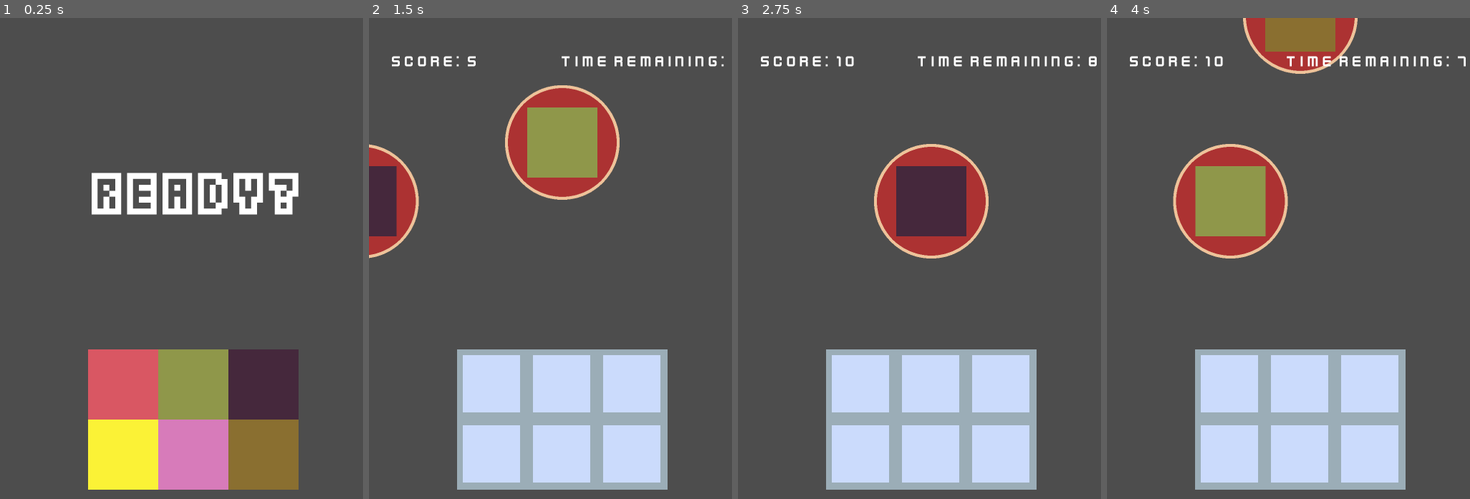
Above: before the commit, frames 1-4 (left to right).
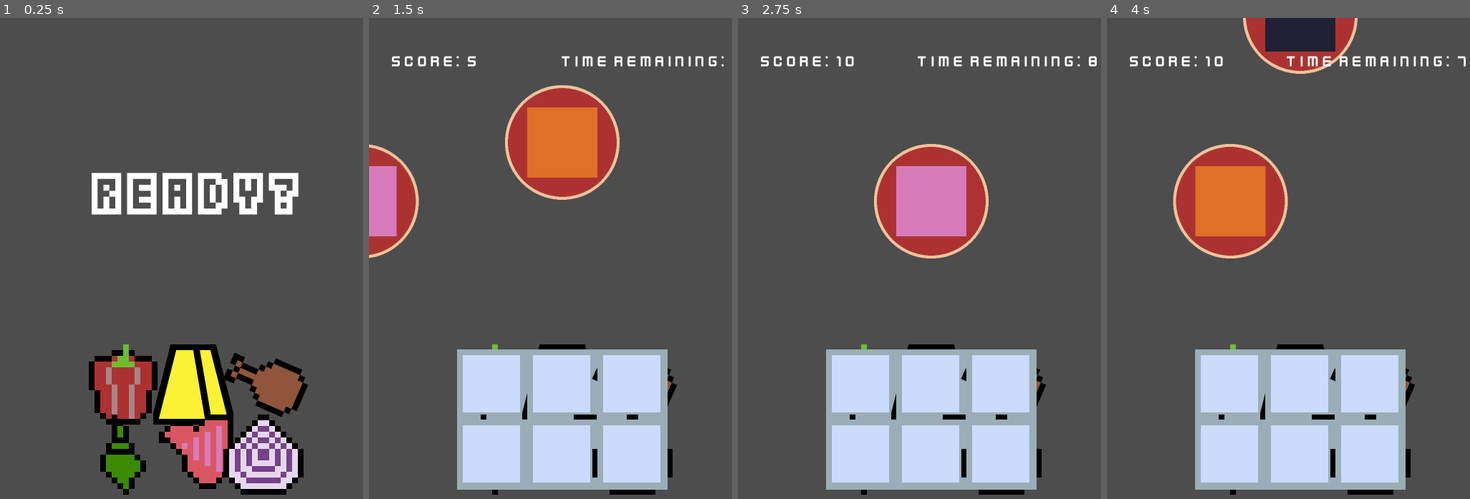
Above: after the commit, the same moments.

Repository: msanatan/EasyPizza
Game: Godot game, scene res://levels/main/game.tscn
Same seed, same stepped clock (60 frames per second), same inputs: the game is played once before the commit and once after it.
Inputs (mouse positions are in pixels of both pictures, inside the frame that each line leads up to):
- Up to frame 1 (0.25 s): no input
- Up to frame 2 (1.5 s): tap Enter at 0.5 s; move the mouse to (492, 383) at 0.52 s; click (492, 383) at 0.6 s; move the mouse to (561, 383) at 1.27 s; click (561, 383) at 1.35 s
- Up to frame 3 (2.75 s): move the mouse to (1002, 383) at 2.02 s; click (1002, 383) at 2.1 s
- Up to frame 4 (4 s): move the mouse to (1230, 455) at 2.77 s; click (1230, 455) at 2.85 s; move the mouse to (1299, 455) at 3.52 s; click (1299, 455) at 3.6 s

The runs differ from the first frame. In frame 1, 17% of the frame differs, in the area x 24-85%, y 67-100%; in frame 2, 4.7%; in frame 3, 3.6%; in frame 4, 5.0%.

Commit message:
Add assets for all ingredients
Not something to be done last minute, but here I am lol

Diff:
--- /dev/null
+++ b/ingredients/variations/bacon.tres
@@ -0,0 +1,9 @@
+[gd_resource type="Resource" script_class="IngredientData" load_steps=3 format=3 uid="uid://4rdygcxqkayc"]
+
+[ext_resource type="Script" path="res://ingredients/ingredient_data.gd" id="1_6pncw"]
+[ext_resource type="Texture2D" uid="uid://bmkypnjabg3t8" path="res://assets/images/bacon.png" id="1_jl8xc"]
+
+[resource]
+script = ExtResource("1_6pncw")
+name = "bacon"
+container_texture = ExtResource("1_jl8xc")
--- a/ingredients/variations/blackolives.tres
+++ b/ingredients/variations/blackolives.tres
@@ -1,10 +1,11 @@
-[gd_resource type="Resource" script_class="IngredientData" load_steps=3 format=3 uid="uid://dlo8w86rc1cho"]
+[gd_resource type="Resource" script_class="IngredientData" load_steps=4 format=3 uid="uid://dlo8w86rc1cho"]
 
+[ext_resource type="Texture2D" uid="uid://dfevmxjl1fva7" path="res://assets/images/blackolive.png" id="1_7e3gp"]
 [ext_resource type="Script" path="res://ingredients/ingredient_data.gd" id="1_18uv1"]
 [ext_resource type="Texture2D" uid="uid://cl3g5bmdtrdpj" path="res://assets/images/placeholder01.png" id="2_6euxr"]
 
 [resource]
 script = ExtResource("1_18uv1")
 name = "blackolives"
-container_texture = ExtResource("2_6euxr")
+container_texture = ExtResource("1_7e3gp")
 pizza_texture = ExtResource("2_6euxr")
--- /dev/null
+++ b/ingredients/variations/cheese.tres
@@ -0,0 +1,9 @@
+[gd_resource type="Resource" script_class="IngredientData" load_steps=3 format=3 uid="uid://cwmmsyek4dji6"]
+
+[ext_resource type="Script" path="res://ingredients/ingredient_data.gd" id="1_eayw6"]
+[ext_resource type="Texture2D" uid="uid://k851m1xy0shp" path="res://assets/images/cheese.png" id="1_wberv"]
+
+[resource]
+script = ExtResource("1_eayw6")
+name = "cheese"
+container_texture = ExtResource("1_wberv")
--- a/ingredients/variations/chicken.tres
+++ b/ingredients/variations/chicken.tres
@@ -1,10 +1,11 @@
-[gd_resource type="Resource" script_class="IngredientData" load_steps=3 format=3 uid="uid://qeaj5eug4f58"]
+[gd_resource type="Resource" script_class="IngredientData" load_steps=4 format=3 uid="uid://qeaj5eug4f58"]
 
 [ext_resource type="Script" path="res://ingredients/ingredient_data.gd" id="1_ejsyn"]
+[ext_resource type="Texture2D" uid="uid://bsgpufpqec0am" path="res://assets/images/chicken.png" id="1_oo4aw"]
 [ext_resource type="Texture2D" uid="uid://c7x8w3ea8s44s" path="res://assets/images/placeholder02.png" id="2_8m2vs"]
 
 [resource]
 script = ExtResource("1_ejsyn")
 name = "chicken"
-container_texture = ExtResource("2_8m2vs")
+container_texture = ExtResource("1_oo4aw")
 pizza_texture = ExtResource("2_8m2vs")
--- a/ingredients/variations/groundbeef.tres
+++ b/ingredients/variations/groundbeef.tres
@@ -1,10 +1,11 @@
-[gd_resource type="Resource" script_class="IngredientData" load_steps=3 format=3 uid="uid://b2op4gnr6nkpo"]
+[gd_resource type="Resource" script_class="IngredientData" load_steps=4 format=3 uid="uid://b2op4gnr6nkpo"]
 
 [ext_resource type="Script" path="res://ingredients/ingredient_data.gd" id="1_82111"]
+[ext_resource type="Texture2D" uid="uid://cvyurfjk3mk4d" path="res://assets/images/groundbeef.png" id="1_qdq8j"]
 [ext_resource type="Texture2D" uid="uid://7rsctx1jobab" path="res://assets/images/placeholder03.png" id="2_2yjwn"]
 
 [resource]
 script = ExtResource("1_82111")
 name = "groundbeef"
-container_texture = ExtResource("2_2yjwn")
+container_texture = ExtResource("1_qdq8j")
 pizza_texture = ExtResource("2_2yjwn")
--- a/ingredients/variations/jalapenos.tres
+++ b/ingredients/variations/jalapenos.tres
@@ -1,10 +1,11 @@
-[gd_resource type="Resource" script_class="IngredientData" load_steps=3 format=3 uid="uid://bqmf8vh8g56b6"]
+[gd_resource type="Resource" script_class="IngredientData" load_steps=4 format=3 uid="uid://bqmf8vh8g56b6"]
 
+[ext_resource type="Texture2D" uid="uid://bv4gvfh50si7a" path="res://assets/images/jalapeno.png" id="1_miyry"]
 [ext_resource type="Script" path="res://ingredients/ingredient_data.gd" id="1_ypmgq"]
 [ext_resource type="Texture2D" uid="uid://ddjb0f65tpg5b" path="res://assets/images/placeholder04.png" id="2_ap3yw"]
 
 [resource]
 script = ExtResource("1_ypmgq")
 name = "jalapenos"
-container_texture = ExtResource("2_ap3yw")
+container_texture = ExtResource("1_miyry")
 pizza_texture = ExtResource("2_ap3yw")
--- a/ingredients/variations/mushroom.tres
+++ b/ingredients/variations/mushroom.tres
@@ -1,10 +1,11 @@
-[gd_resource type="Resource" script_class="IngredientData" load_steps=3 format=3 uid="uid://c0btdeco6tgvw"]
+[gd_resource type="Resource" script_class="IngredientData" load_steps=4 format=3 uid="uid://c0btdeco6tgvw"]
 
 [ext_resource type="Script" path="res://ingredients/ingredient_data.gd" id="1_b0j01"]
+[ext_resource type="Texture2D" uid="uid://b51yd2btgsbjo" path="res://assets/images/mushroom.png" id="1_iycfn"]
 [ext_resource type="Texture2D" uid="uid://ew80e0n75wju" path="res://assets/images/placeholder05.png" id="2_rvwih"]
 
 [resource]
 script = ExtResource("1_b0j01")
 name = "mushroom"
-container_texture = ExtResource("2_rvwih")
+container_texture = ExtResource("1_iycfn")
 pizza_texture = ExtResource("2_rvwih")
--- a/ingredients/variations/pepperoni.tres
+++ b/ingredients/variations/pepperoni.tres
@@ -1,10 +1,11 @@
-[gd_resource type="Resource" script_class="IngredientData" load_steps=3 format=3 uid="uid://pfshac5vwy4e"]
+[gd_resource type="Resource" script_class="IngredientData" load_steps=4 format=3 uid="uid://pfshac5vwy4e"]
 
 [ext_resource type="Script" path="res://ingredients/ingredient_data.gd" id="1_f10xy"]
+[ext_resource type="Texture2D" uid="uid://bi6y8s5fp6lm1" path="res://assets/images/pepperoni.png" id="1_kx703"]
 [ext_resource type="Texture2D" uid="uid://chsarokld4rm6" path="res://assets/images/placeholder06.png" id="2_1h6sr"]
 
 [resource]
 script = ExtResource("1_f10xy")
 name = "pepperoni"
-container_texture = ExtResource("2_1h6sr")
+container_texture = ExtResource("1_kx703")
 pizza_texture = ExtResource("2_1h6sr")
--- a/ingredients/variations/pineapple.tres
+++ b/ingredients/variations/pineapple.tres
@@ -1,10 +1,11 @@
-[gd_resource type="Resource" script_class="IngredientData" load_steps=3 format=3 uid="uid://bpklbkylqt3cx"]
+[gd_resource type="Resource" script_class="IngredientData" load_steps=4 format=3 uid="uid://bpklbkylqt3cx"]
 
 [ext_resource type="Script" path="res://ingredients/ingredient_data.gd" id="1_xe4sj"]
+[ext_resource type="Texture2D" uid="uid://crmds7eegoocr" path="res://assets/images/pineapple.png" id="1_yltf2"]
 [ext_resource type="Texture2D" uid="uid://c35lbse0jdksk" path="res://assets/images/placeholder07.png" id="2_5nwks"]
 
 [resource]
 script = ExtResource("1_xe4sj")
 name = "pineapple"
-container_texture = ExtResource("2_5nwks")
+container_texture = ExtResource("1_yltf2")
 pizza_texture = ExtResource("2_5nwks")
--- a/ingredients/variations/redonions.tres
+++ b/ingredients/variations/redonion.tres
@@ -1,10 +1,11 @@
-[gd_resource type="Resource" script_class="IngredientData" load_steps=3 format=3 uid="uid://c5li8bnkkaudy"]
+[gd_resource type="Resource" script_class="IngredientData" load_steps=4 format=3 uid="uid://c5li8bnkkaudy"]
 
+[ext_resource type="Texture2D" uid="uid://brf71nlli8so8" path="res://assets/images/redonion.png" id="1_r1hkj"]
 [ext_resource type="Script" path="res://ingredients/ingredient_data.gd" id="1_ymnvm"]
 [ext_resource type="Texture2D" uid="uid://rvlh8uymbrvu" path="res://assets/images/placeholder08.png" id="2_l44mg"]
 
 [resource]
 script = ExtResource("1_ymnvm")
 name = "redonions"
-container_texture = ExtResource("2_l44mg")
+container_texture = ExtResource("1_r1hkj")
 pizza_texture = ExtResource("2_l44mg")
--- a/ingredients/variations/smokedsalmon.tres
+++ b/ingredients/variations/smokedsalmon.tres
@@ -1,10 +1,11 @@
-[gd_resource type="Resource" script_class="IngredientData" load_steps=3 format=3 uid="uid://cdqtgdoidbras"]
+[gd_resource type="Resource" script_class="IngredientData" load_steps=4 format=3 uid="uid://cdqtgdoidbras"]
 
 [ext_resource type="Script" path="res://ingredients/ingredient_data.gd" id="1_lv34a"]
+[ext_resource type="Texture2D" uid="uid://jg2a5qtnt78o" path="res://assets/images/smokedsalmon.png" id="1_qlm4q"]
 [ext_resource type="Texture2D" uid="uid://dq15c663k4kba" path="res://assets/images/placeholder09.png" id="2_a0xk8"]
 
 [resource]
 script = ExtResource("1_lv34a")
 name = "smokedsalmon"
-container_texture = ExtResource("2_a0xk8")
+container_texture = ExtResource("1_qlm4q")
 pizza_texture = ExtResource("2_a0xk8")
--- /dev/null
+++ b/ingredients/variations/sweetpepper.tres
@@ -0,0 +1,9 @@
+[gd_resource type="Resource" script_class="IngredientData" load_steps=3 format=3 uid="uid://doiqf7sf78n4k"]
+
+[ext_resource type="Script" path="res://ingredients/ingredient_data.gd" id="1_thbs2"]
+[ext_resource type="Texture2D" uid="uid://1h21im52ch3u" path="res://assets/images/sweetpepper.png" id="1_vqkij"]
+
+[resource]
+script = ExtResource("1_thbs2")
+name = "sweetpepper"
+container_texture = ExtResource("1_vqkij")
Binary file added: assets/aseprite/bacon.aseprite
Binary file added: assets/aseprite/blackolive.aseprite
Binary file added: assets/aseprite/cheese.aseprite
Binary file added: assets/aseprite/chicken.aseprite
Binary file added: assets/aseprite/groundbeef.aseprite
Binary file added: assets/aseprite/jalapeno.aseprite
Binary file added: assets/aseprite/mushroom.aseprite
Binary file added: assets/aseprite/pepperoni.aseprite
Binary file added: assets/aseprite/pineapple.aseprite
Binary file added: assets/aseprite/redonion.aseprite
Binary file added: assets/aseprite/smokedsalmon.aseprite
Binary file added: assets/aseprite/sweetpepper.aseprite
(and 24 more such lines)
